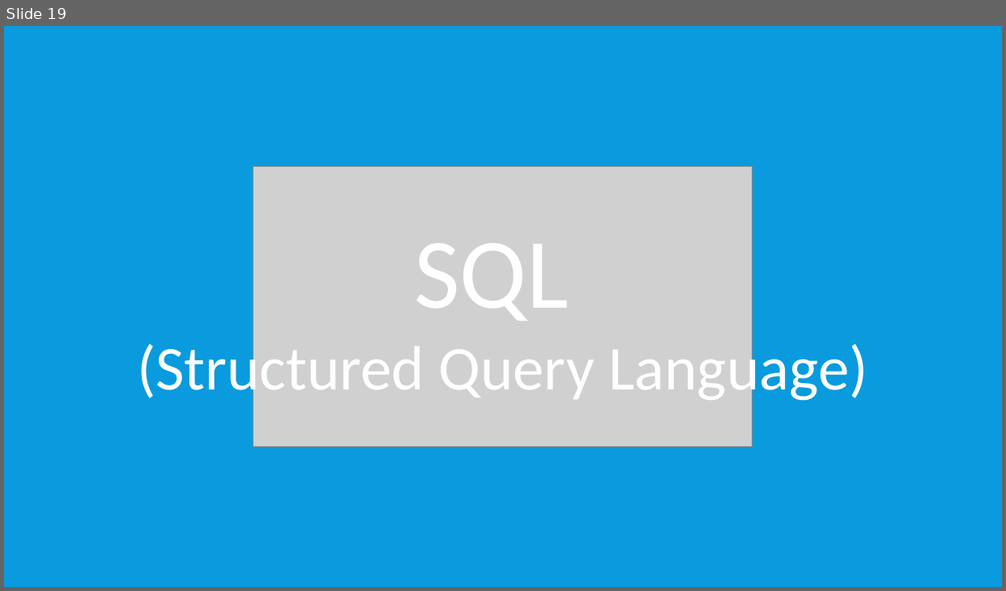
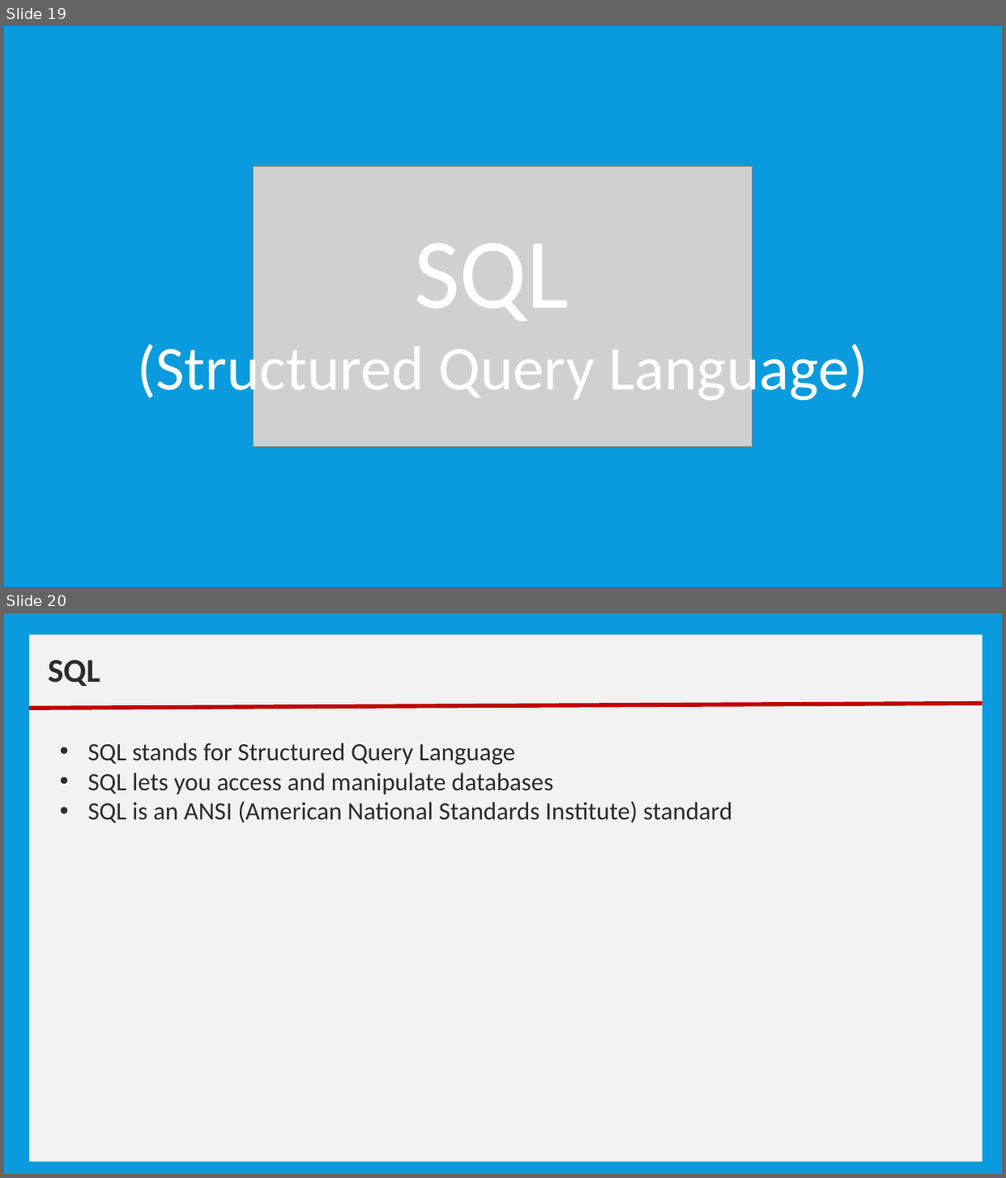
Before and after one commit to nmsgit1234/TechnicalDocs, a slide deck: training/core_java/12_Training_CoreJava_Datbase_Fundamentals.pptx. Shown one above the other, each under a label of ours: slide 19 before the commit, slides 19 and 20 after it. The pictures are 1006x591 and 1006x1178 pixels, drawn with LibreOffice and Linux fonts; fonts in the diff are those of the drawing; grey boxes stand for pictures. Boxes give left, top, right and bottom in pixels: in the first picture for what was removed or moved away, otherwise in the second. Text is boxed around its words. In the diff, an @@ line names an element or a change of style, - is before the commit and + after.

Commit message:
updated for database basics

```diff
--- a/training/core_java/12_Training_CoreJava_Datbase_Fundamentals.pptx
+++ b/training/core_java/12_Training_CoreJava_Datbase_Fundamentals.pptx
@@ slide 20 added at [4, 613, 1002, 1174], background #099BDD @@
@@ rectangle added at [29, 635, 982, 1162], fill #F2F2F2 @@
@@ text added at [48, 660, 100, 686], 32 pt, text #2C2C2C, bold @@
+SQL
@@ line added from (29, 708) to (982, 704), #C00000 4 pt @@
@@ text added at [88, 743, 732, 823], 24 pt, text #2C2C2C @@
+• SQL stands for Structured Query Language
+• SQL lets you access and manipulate databases
+• SQL is an ANSI (American National Standards Institute) standard
```
Also in this commit, not shown: 1 slide changed, 27 other slides added, 16 slides removed, 1 other file.
